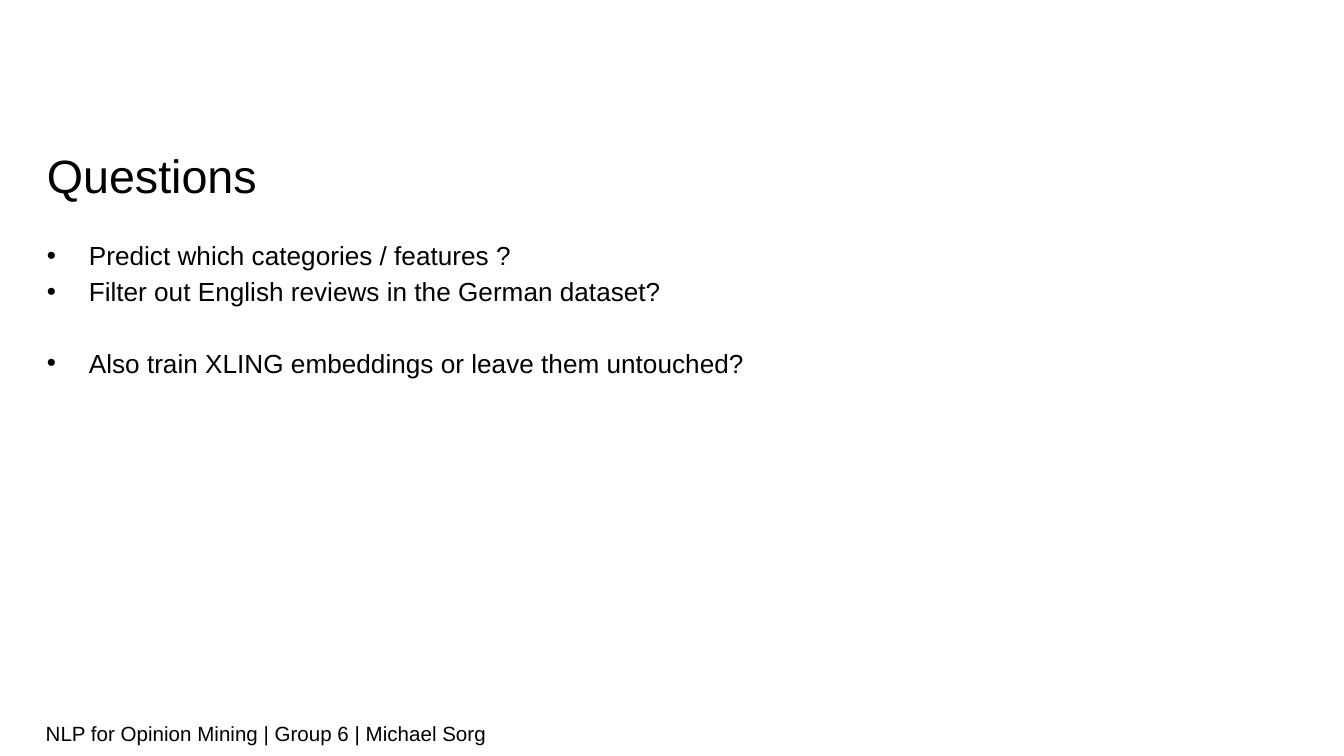
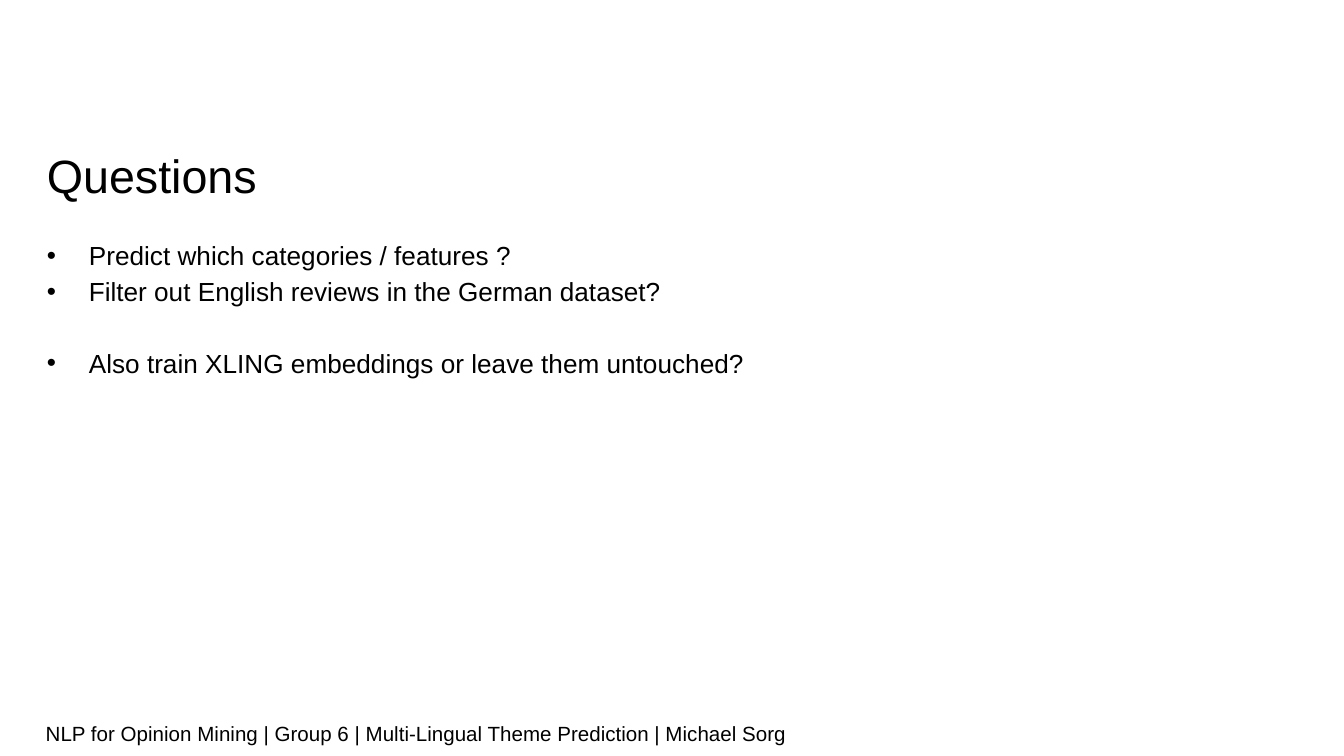
Before and after one commit to sorgmi/amazon_category_prediction, a slide deck: slide 5 of presentations/0508.pptx. Drawn at 1344x756 pixels with LibreOffice and Linux fonts; fonts in the diff are those of the drawing; background and template pictures are left out. Boxes give left, top, right and bottom in pixels: in the first picture for what was removed or moved away, otherwise in the second. Text is boxed around its words. In the diff, an @@ line names an element or a change of style, - is before the commit and + after.

```diff
--- a/presentations/0508.pptx
+++ b/presentations/0508.pptx
@@ text at (x1=46, y1=726, x2=785, y2=746): text changed @@
-NLP for Opinion Mining | Group 6 | Michael Sorg
+NLP for Opinion Mining | Group 6 | Multi-Lingual Theme Prediction | Michael Sorg
```
Also in this commit, not shown: 5 other slides changed.
